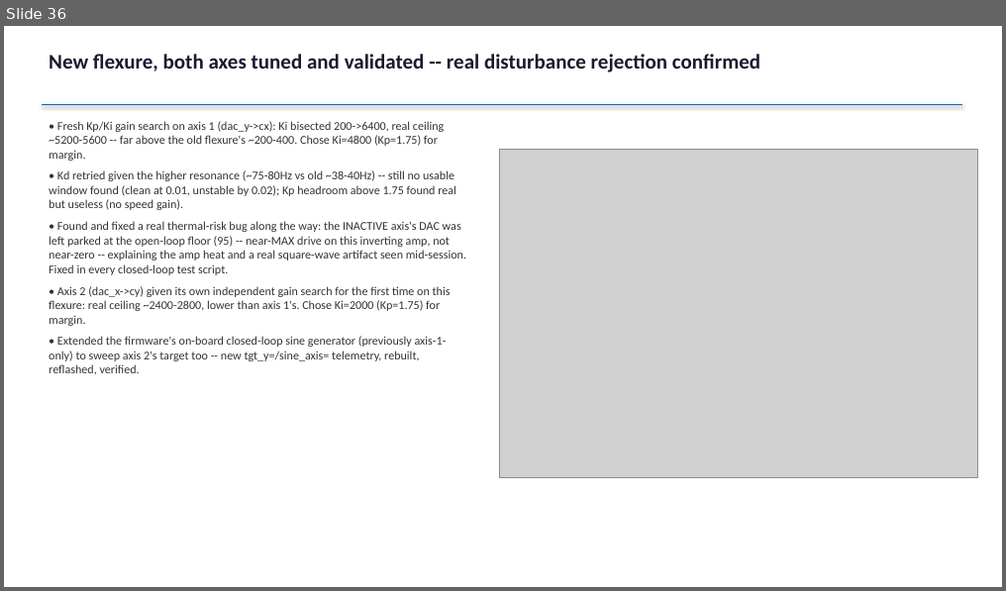
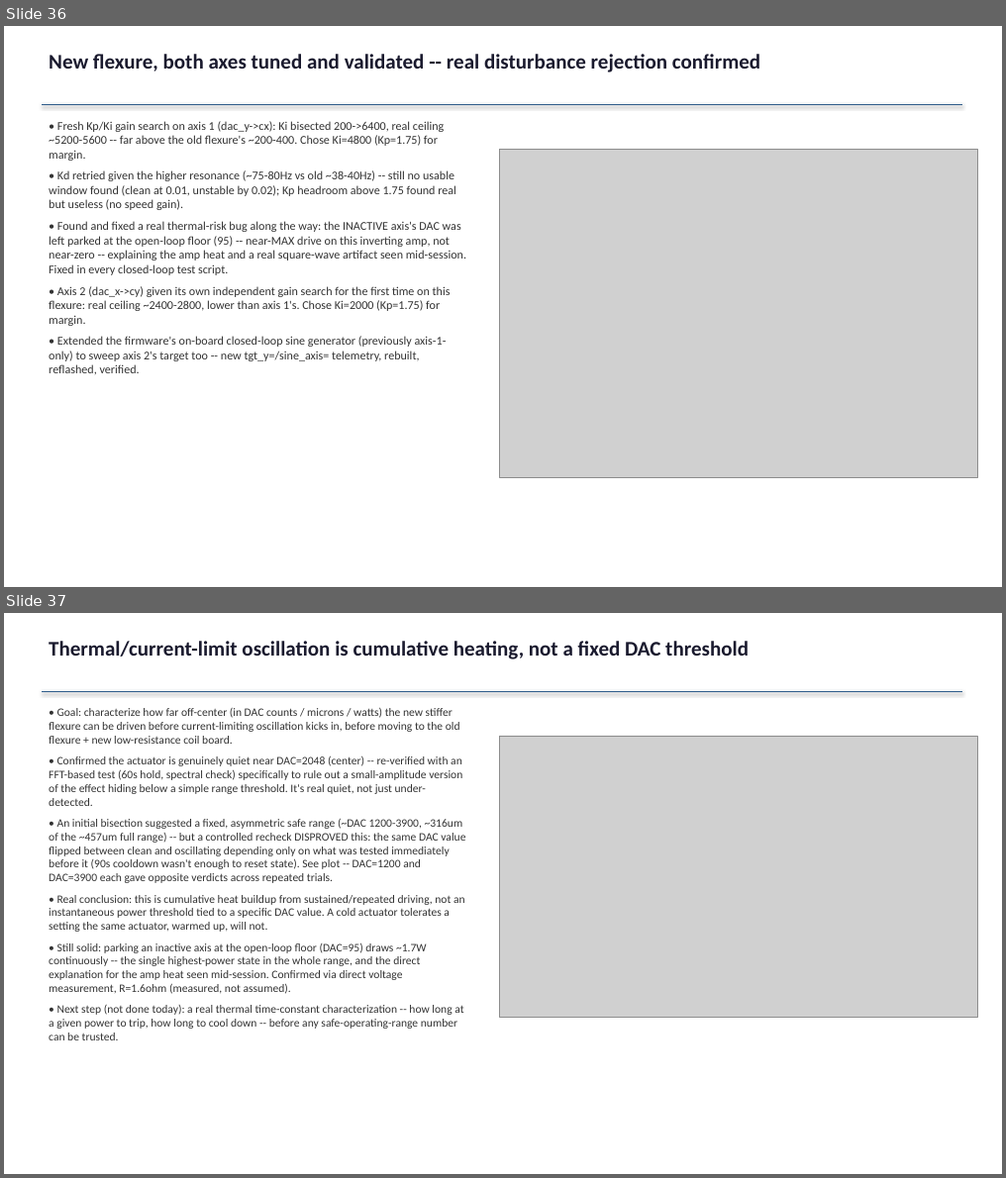
Before and after one commit to ucsbdeepspace/rpi_camera_system, a slide deck: docs/session_results_2026-08-18_pid_tuning.pptx. Shown one above the other, each under a label of ours: slide 36 before the commit, slides 36 and 37 after it. The pictures are 1006x591 and 1006x1178 pixels, drawn with LibreOffice and Linux fonts; fonts in the diff are those of the drawing; grey boxes stand for pictures. Boxes give left, top, right and bottom in pixels: in the first picture for what was removed or moved away, otherwise in the second. Text is boxed around its words. In the diff, an @@ line names an element or a change of style, - is before the commit and + after.

```diff
--- a/docs/session_results_2026-08-18_pid_tuning.pptx
+++ b/docs/session_results_2026-08-18_pid_tuning.pptx
@@ slide 37 added at (4,613,1002,1174), background #FFFFFF @@
@@ text added at (49,641,748,660), 20 pt, text #1A1A2E, bold @@
+Thermal/current-limit oscillation is cumulative heating, not a fixed DAC threshold
@@ line added from (42, 691) to (962, 691), #2E5C8A 1.5 pt @@
@@ text added at (49,707,465,1041), 11 pt, text #333333 @@
+• Goal: characterize how far off-center (in DAC counts / microns / watts) the new stiffer flexure can be driven before current-limiting oscillation kicks in, before moving to the old flexure + new low-resistance coil board.
+• Confirmed the actuator is genuinely quiet near DAC=2048 (center) -- re-verified with an FFT-based test (60s hold, spectral check) specifically to rule out a small-amplitude version of the effect hiding below a simple range threshold. It's real quiet, not just under-detected.
+• An initial bisection suggested a fixed, asymmetric safe range (~DAC 1200-3900, ~316um of the ~457um full range) -- but a controlled recheck DISPROVED this: the same DAC value flipped between clean and oscillating depending only on what was tested immediately before it (90s cooldown wasn't enough to reset state). See plot -- DAC=1200 and DAC=3900 each gave opposite verdicts across repeated trials.
+• Real conclusion: this is cumulative heat buildup from sustained/repeated driving, not an instantaneous power threshold tied to a specific DAC value. A cold actuator tolerates a setting the same actuator, warmed up, will not.
+• Still solid: parking an inactive axis at the open-loop floor (DAC=95) draws ~1.7W continuously -- the single highest-power state in the whole range, and the direct explanation for the amp heat seen mid-session. Confirmed via direct voltage measurement, R=1.6ohm (measured, not assumed).
+• Next step (not done today): a real thermal time-constant characterization -- how long at a given power to trip, how long to cool down -- before any safe-operating-range number can be trusted.
@@ picture added at (500,736,978,1017) @@
```
Also in this commit, not shown: 8 other files.
